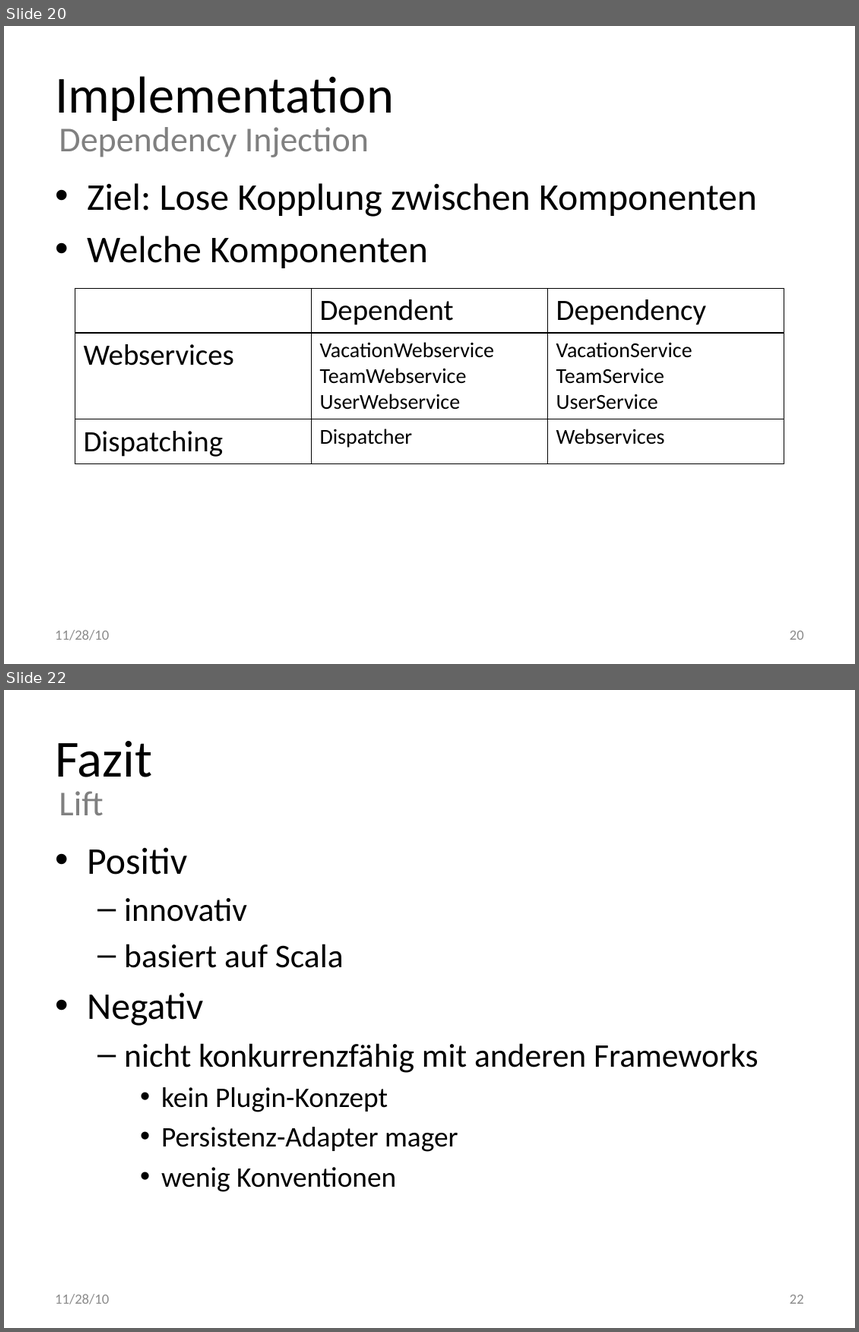
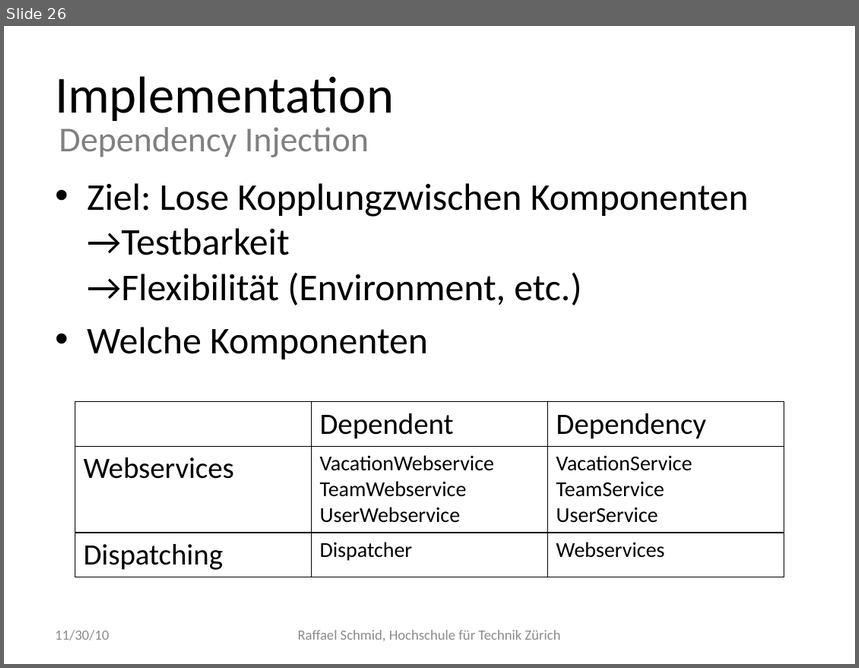
Before and after one commit to raffaelschmid/plannr, a slide deck: documentation/presentation.pptx. Shown one above the other, each under a label of ours: slides 20 and 22 before the commit, slide 26 after it; the slides between them are not shown. The pictures are 859x1332 and 859x668 pixels, drawn with LibreOffice and Linux fonts; fonts in the diff are those of the drawing. Boxes give left, top, right and bottom in pixels: in the first picture for what was removed or moved away, otherwise in the second. Text is boxed around its words. In the diff, an @@ line names an element or a change of style, - is before the commit and + after.

```diff
--- a/documentation/presentation.pptx
+++ b/documentation/presentation.pptx
@@ slide 22 removed at [4, 690, 855, 1328], background #FFFFFF @@
@@ title removed at [55, 741, 152, 777] @@
-Fazit
@@ text removed at [59, 791, 103, 816] @@
-Lift
@@ text removed at [87, 847, 759, 1192] @@
-• Positiv
-  – innovativ
-  – basiert auf Scala
-• Negativ
-  – nicht konkurrenzfähig mit anderen Frameworks
-    • kein Plugin-Konzept
-    • Persistenz-Adapter mager
-    • wenig Konventionen
@@ text removed at [55, 1294, 109, 1305] @@
-11/28/10
@@ page number removed at [790, 1295, 804, 1304] @@
-22
@@ what was slide 20 is now slide 26 @@
@@ slide 26 changed as well @@
@@ text at [87, 183, 749, 306]: text changed @@
-• Ziel: Lose Kopplung zwischen Komponenten
+• Ziel: Lose Kopplungzwischen Komponenten
+  →Testbarkeit
+  →Flexibilität (Environment, etc.)
@@ table: place and size @@
-table at [75, 288, 785, 461]
+table at [75, 402, 785, 575]
@@ text at [55, 630, 109, 641]: text changed @@
-11/28/10
+11/30/10
@@ text added at [298, 630, 561, 642], 12 pt, text #8C8C8C @@
+Raffael Schmid, Hochschule für Technik Zürich
@@ page number removed at [790, 631, 804, 640] @@
-20
```
Also in this commit, not shown: 17 other slides changed, 12 slides added, 4 other slides removed, 8 other files.
